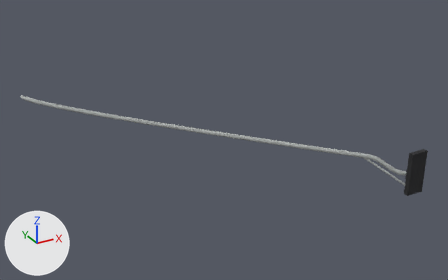
What one commit did to the OBJ model src/main/resources/assets/realgrid/models/block/pole_light_mount/arm_8_left.obj.
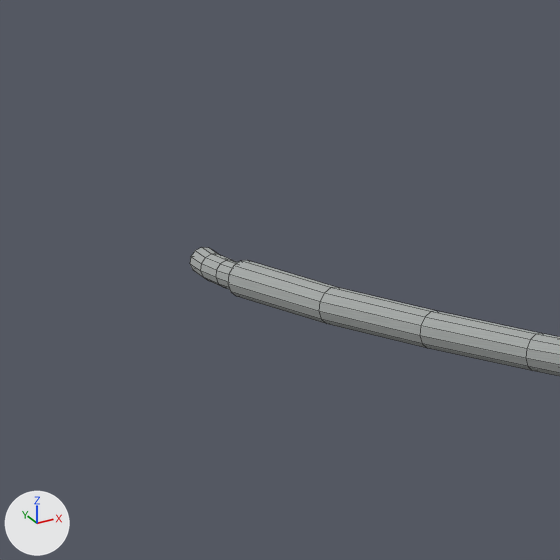
Old and new are each drawn whole from a 50 mm lens placed at (-7.88, -8.55, 5.87), pointed at (-2.14, 1.88, 0.65) and again close up on the part from 0% to 13% of the width and 25% to 46% of the height. Arrows for +X, +Y and +Z are at lower left; the lights stay in place. The last two pictures show the newer version. The close-ups show mesh edges as thin lines. Where no turn or scale is listed for an object, it has been applied to the vertices. Vertices at exactly the same position are counted once.

Names of what the first close-up shows: 'pole_light_mount_8_left'.
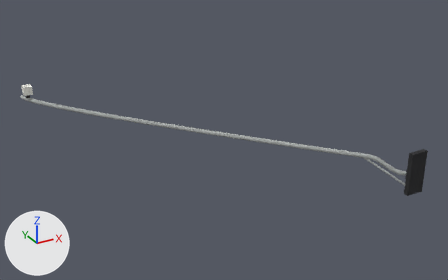
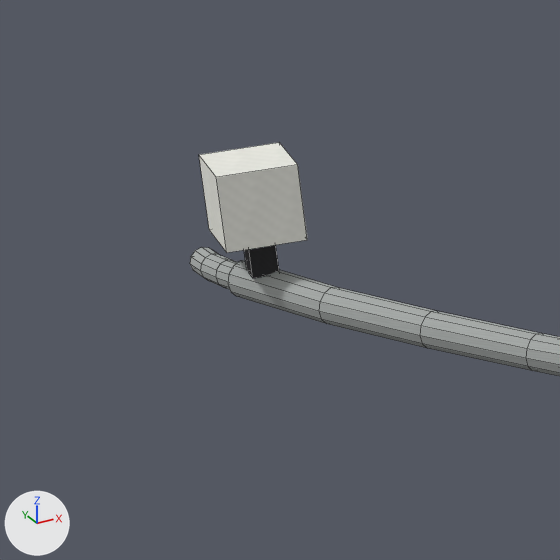
The change in detail:
Picture 'pole_light_mount_porcelain' (img_pole_light_mount_porcelain) is new.
Material 'porcelain' (mat_porcelain) is new.
Its texture is img_pole_light_mount_porcelain.
Its roughness is 1.0.
me_pole_light_mount_8_left is used by ob_pole_light_mount_8_left; location (0.0, 0.0, 0.0).
me_pole_light_mount_8_left had 564 vertices, 537 faces and spanned x -5.53..0.69, y -1.0..5.19, z 0.06..1.2.
me_pole_light_mount_8_left now has 580 vertices, 549 faces and spans x -5.53..0.69, y -1.0..5.19, z 0.06..1.47.
me_pole_light_mount_8_left part 1: a new loose piece, a box spanning x -5.441..-5.378, y 4.915..4.978, z 1.187..1.281, in mat_clamp (picture img_pole_light_mount_clamp).
me_pole_light_mount_8_left part 2: a new loose piece, a box spanning x -5.5..-5.32, y 4.85..5.04, z 1.28..1.47, in mat_porcelain (picture img_pole_light_mount_porcelain).
me_pole_light_mount_8_left gains material mat_porcelain (picture img_pole_light_mount_porcelain).

Changed parts and their boxes (x1, y1, x2, y2) in the close-ups (560 x 560 px):
'pole_light_mount_8_left', reshaped: before (190, 247, 560, 376); after (190, 143, 560, 376)
part 1 of me_pole_light_mount_8_left, added: after (244, 245, 279, 278)
part 2 of me_pole_light_mount_8_left, added: after (199, 143, 307, 253)
